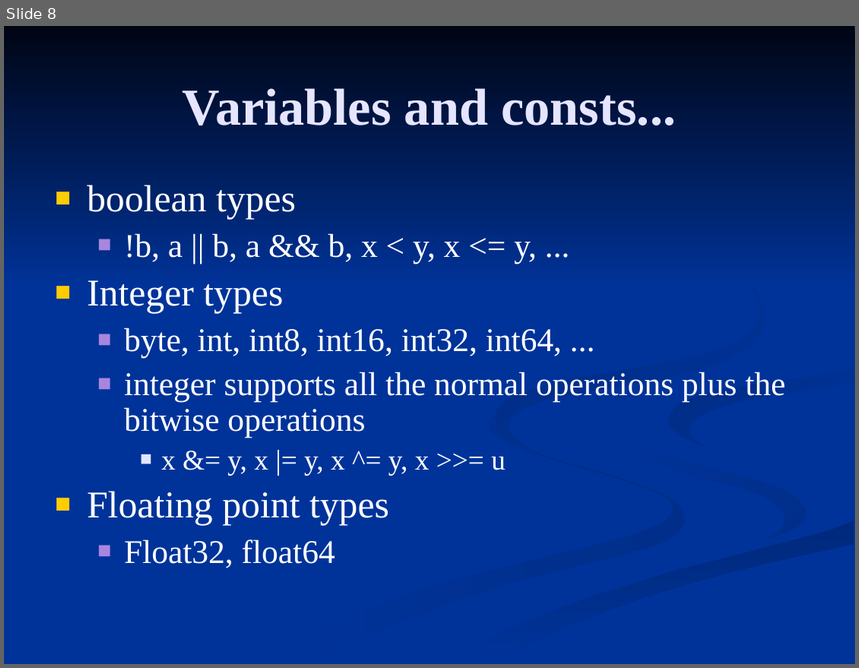
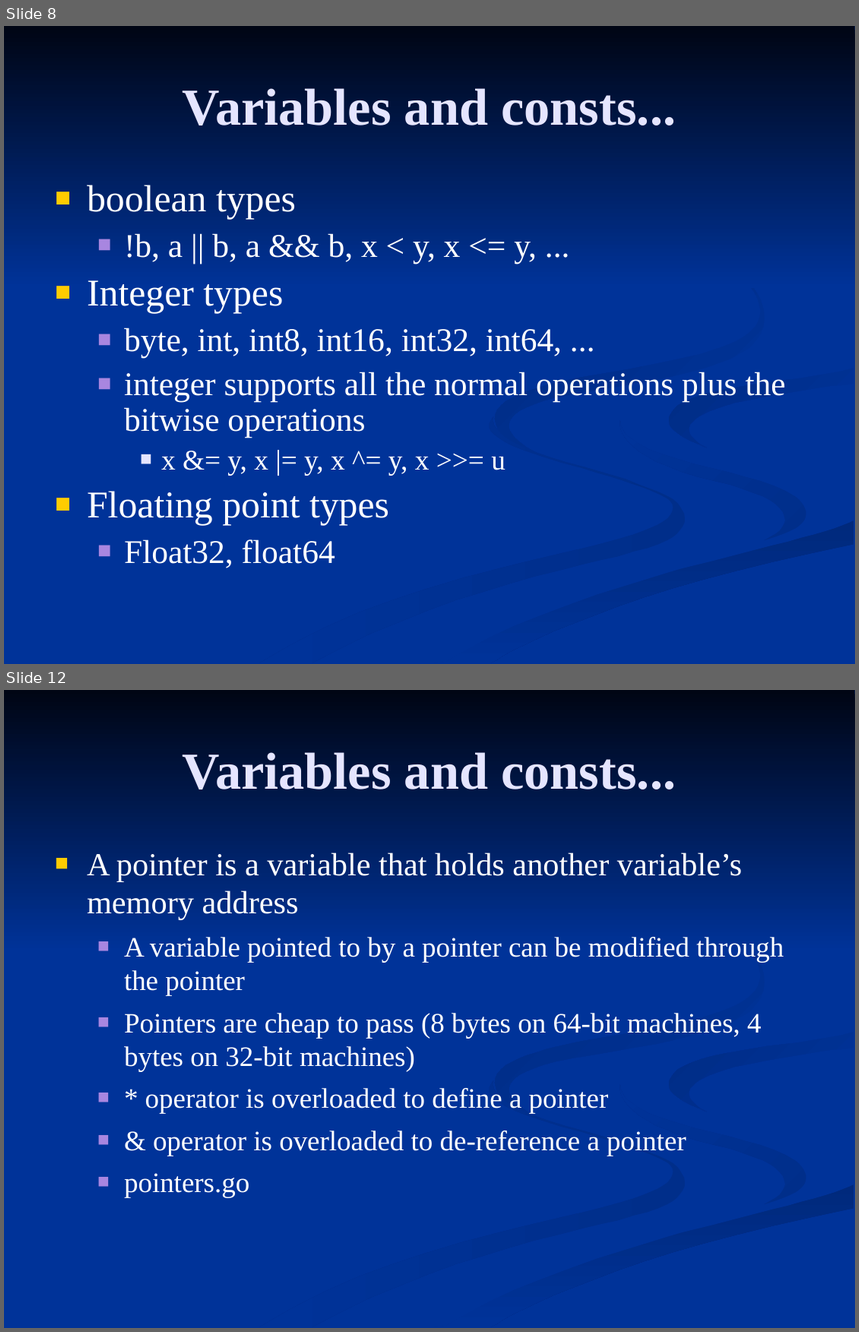
Before and after one commit to FrancoMelandri/GoLang, a slide deck: golang.ppt. Shown one above the other, each under a label of ours: slide 8 before the commit, slides 8 and 12 after it; the slides between them are not shown. The pictures are 859x668 and 859x1332 pixels, drawn with LibreOffice and Linux fonts; fonts in the diff are those of the drawing. Boxes give left, top, right and bottom in pixels: in the first picture for what was removed or moved away, otherwise in the second. Text is boxed around its words. In the diff, an @@ line names an element or a change of style, - is before the commit and + after.

```diff
--- a/golang.ppt
+++ b/golang.ppt
@@ slide 12 added at [4,690,855,1328], background #003399; not listed: 7 template elements that a slide beside it also shows @@
@@ title added at [183,752,676,790], 44 pt, text #E5E5FF, bold @@
+Variables and consts...
@@ text added at [87,853,784,1198], 23.8 pt, text #FFFFFF @@
+■ A pointer is a variable that holds another variable’s memory address
+  ■ A variable pointed to by a pointer can be modified through the pointer
+  ■ Pointers are cheap to pass (8 bytes on 64-bit machines, 4 bytes on 32-bit machines)
+  ■ * operator is overloaded to define a pointer
+  ■ & operator is overloaded to de-reference a pointer
+  ■ pointers.go
```
Also in this commit, not shown: 1 slide changed, 12 other slides added, 9 other files.
